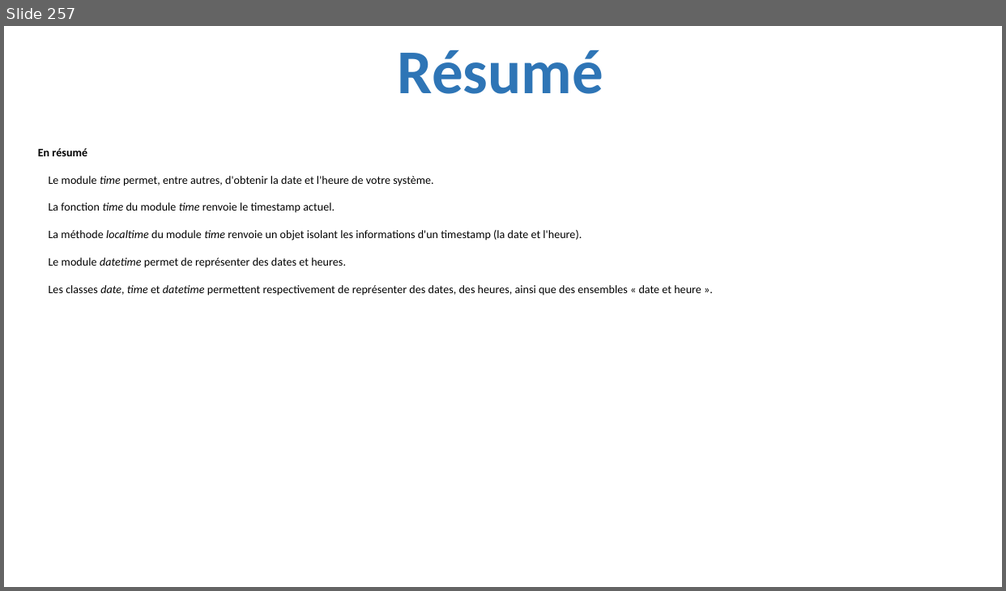
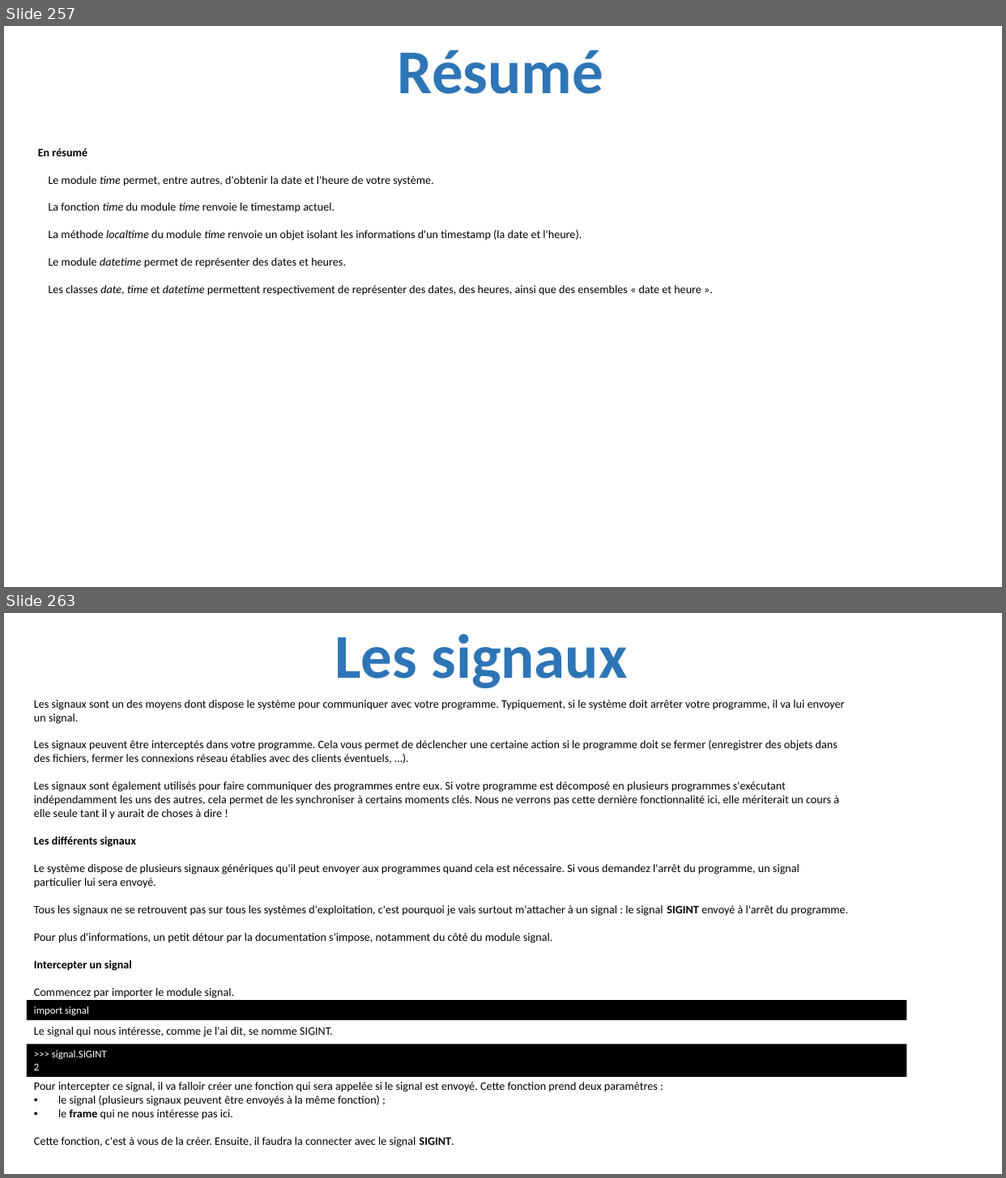
Before and after one commit to julienPalleau/PythonDoc, a slide deck: Python-resume.pptx. Shown one above the other, each under a label of ours: slide 257 before the commit, slides 257 and 263 after it; the slides between them are not shown. The pictures are 1006x591 and 1006x1178 pixels, drawn with LibreOffice and Linux fonts; fonts in the diff are those of the drawing. Boxes give left, top, right and bottom in pixels: in the first picture for what was removed or moved away, otherwise in the second. Text is boxed around its words. In the diff, an @@ line names an element or a change of style, - is before the commit and + after.

```diff
--- a/Python-resume.pptx
+++ b/Python-resume.pptx
@@ slide 263 added at bbox=[4, 613, 1002, 1174], background #FFFFFF @@
@@ title added at bbox=[334, 634, 628, 688], 60 pt, text #2E75B6, bold @@
+Les signaux
@@ text added at bbox=[34, 700, 848, 999], 11 pt, text #000000 @@
+Les signaux sont un des moyens dont dispose le système pour communiquer avec votre programme. Typiquement, si le système doit arrêter votre programme, il va lui envoyer un signal.
+Les signaux peuvent être interceptés dans votre programme. Cela vous permet de déclencher une certaine action si le programme doit se fermer (enregistrer des objets dans des fichiers, fermer les connexions réseau établies avec des clients éventuels, …).
+Les signaux sont également utilisés pour faire communiquer des programmes entre eux. Si votre programme est décomposé en plusieurs programmes s'exécutant indépendamment les uns des autres, cela permet de les synchroniser à certains moments clés. Nous ne verrons pas cette dernière fonctionnalité ici, elle mériterait un cours à elle seule tant il y aurait de choses à dire !
+Les différents signaux
+Le système dispose de plusieurs signaux génériques qu'il peut envoyer aux programmes quand cela est nécessaire. Si vous demandez l'arrêt du programme, un signal particulier lui sera envoyé.
+Tous les signaux ne se retrouvent pas sur tous les systèmes d'exploitation, c'est pourquoi je vais surtout m'attacher à un signal : le signal SIGINT envoyé à l'arrêt du programme.
+Pour plus d'informations, un petit détour par la documentation s'impose, notamment du côté du module signal.
+Intercepter un signal
+Commencez par importer le module signal.
@@ rectangle added at bbox=[27, 1000, 907, 1020], fill #000000, 10 pt, text #FFFFFF @@
+import signal
@@ rectangle added at bbox=[27, 1044, 907, 1077], fill #000000, 10 pt, text #FFFFFF @@
+>>> signal.SIGINT
+2
@@ text added at bbox=[34, 1027, 333, 1037], 11 pt, text #000000 @@
+Le signal qui nous intéresse, comme je l'ai dit, se nomme SIGINT.
@@ text added at bbox=[34, 1082, 658, 1148], 11 pt, text #000000 @@
+Pour intercepter ce signal, il va falloir créer une fonction qui sera appelée si le signal est envoyé. Cette fonction prend deux paramètres :
+• le signal (plusieurs signaux peuvent être envoyés à la même fonction) ;
+• le frame qui ne nous intéresse pas ici.
+Cette fonction, c'est à vous de la créer. Ensuite, il faudra la connecter avec le signal SIGINT.
```
Also in this commit, not shown: 20 other slides added.
